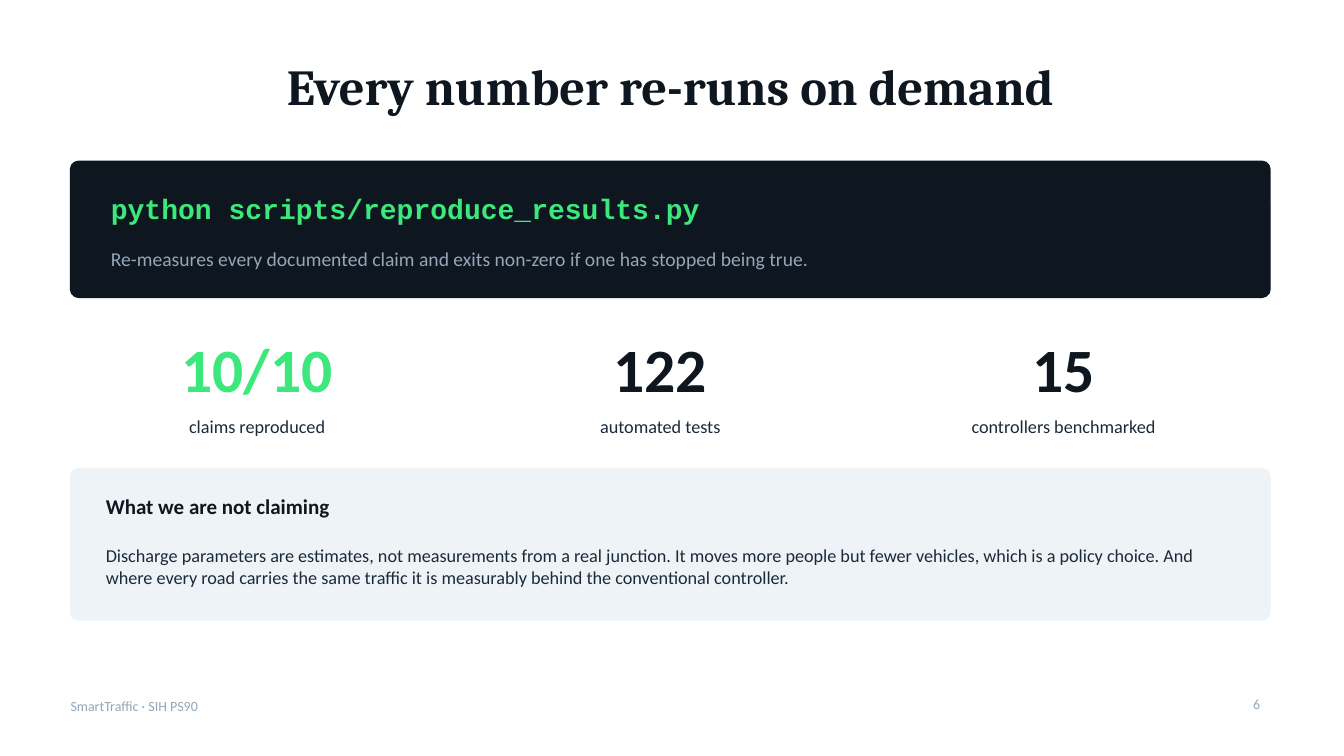
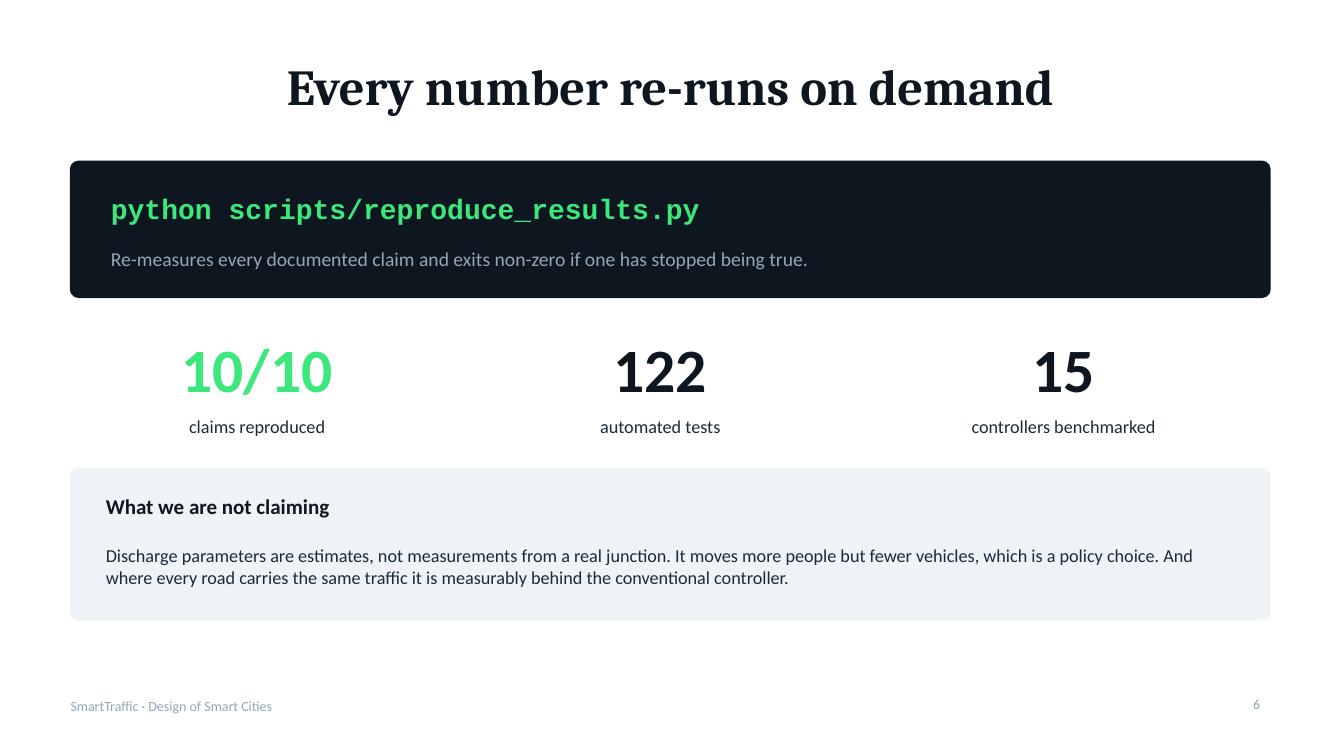
Before and after one commit to rishabcv-eng/SmartTraffic, a slide deck: slide 6 of docs/deck/SmartTraffic-5min.pptx. Drawn at 1344x756 pixels with LibreOffice and Linux fonts; fonts in the diff are those of the drawing. Boxes give left, top, right and bottom in pixels: in the first picture for what was removed or moved away, otherwise in the second. Text is boxed around its words. In the diff, an @@ line names an element or a change of style, - is before the commit and + after.

Commit message:
Reframe from the hackathon to the Design of Smart Cities project
The work was built for SIH PS90 and is now being submitted as coursework, so
the problem-statement framing was wrong everywhere it appeared: both decks, the
site header and footers, the README and the docs.

Renamed docs/SIH_DEMO.md to docs/DEMO_FLOW.md and the long deck to
SmartTraffic-full.pptx, since neither name meant anything outside the
competition. The content is unchanged -- what the project found does not depend
on who it was built for.

```diff
--- a/docs/deck/SmartTraffic-5min.pptx
+++ b/docs/deck/SmartTraffic-5min.pptx
@@ text at box(71, 701, 272, 713): text changed @@
-SmartTraffic · SIH PS90
+SmartTraffic · Design of Smart Cities
```
Also in this commit, not shown: 5 other slides changed, 12 other files.
